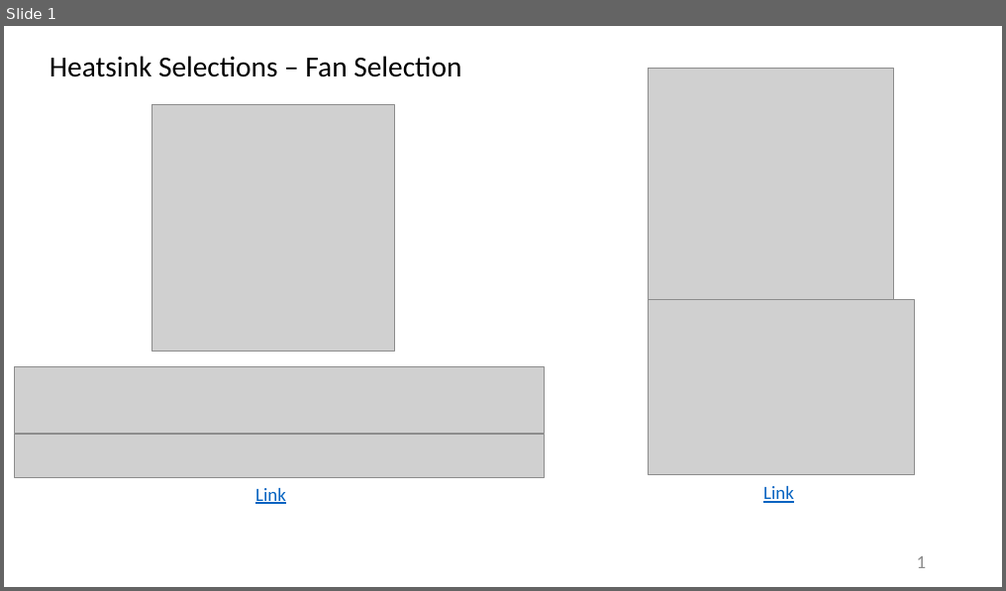
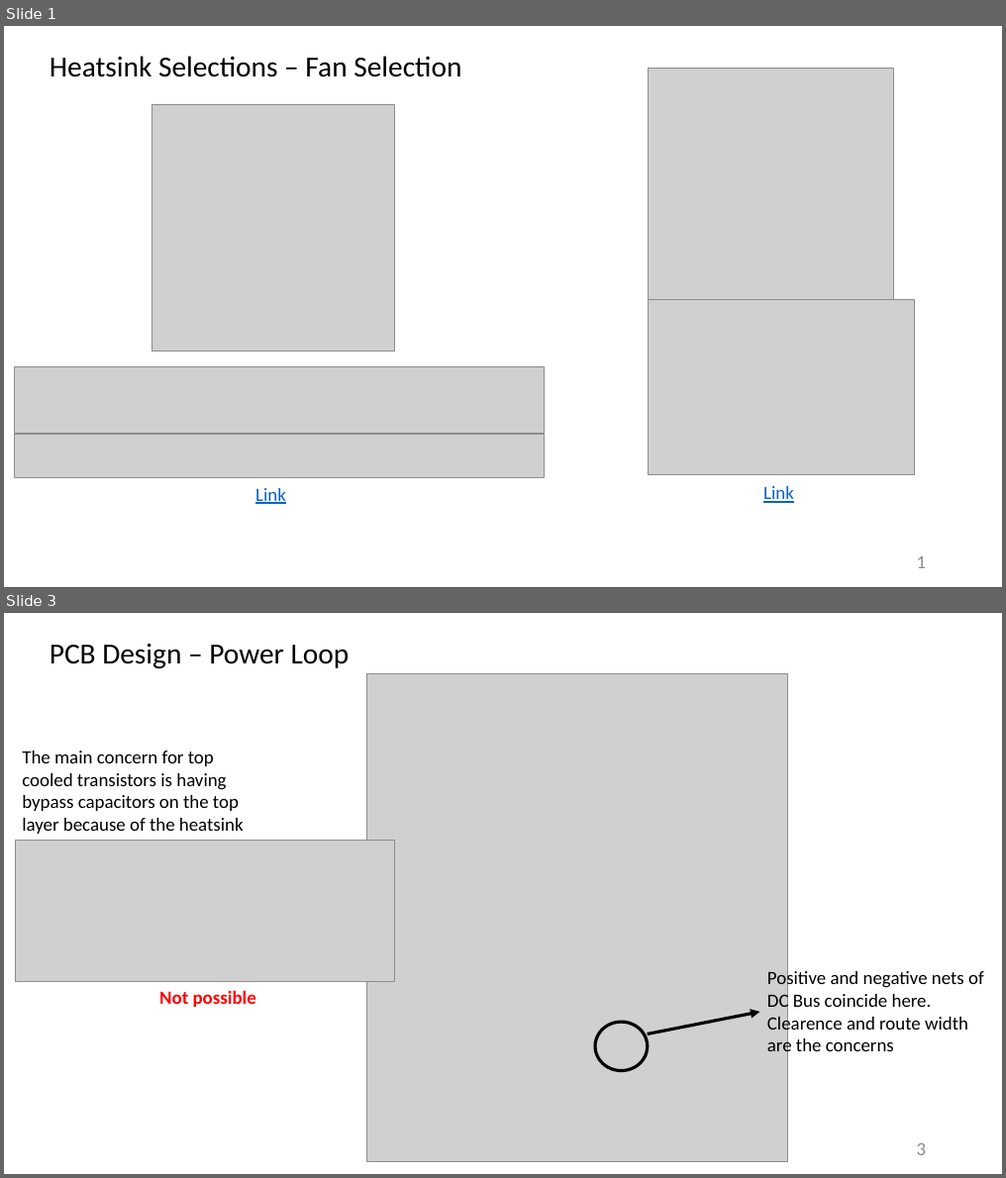
Before and after one commit to furkankarakaya/GaN-Studies, a slide deck: Weekly Reports/2019.09.25 - 2019.10.02 Report.pptx. Shown one above the other, each under a label of ours: slide 1 before the commit, slides 1 and 3 after it; the slides between them are not shown. The pictures are 1006x591 and 1006x1178 pixels, drawn with LibreOffice and Linux fonts; fonts in the diff are those of the drawing; grey boxes stand for pictures. Boxes give left, top, right and bottom in pixels: in the first picture for what was removed or moved away, otherwise in the second. Text is boxed around its words. In the diff, an @@ line names an element or a change of style, - is before the commit and + after.

```diff
--- a/Weekly Reports/2019.09.25 - 2019.10.02 Report.pptx
+++ b/Weekly Reports/2019.09.25 - 2019.10.02 Report.pptx
@@ slide 3 added at <box>4,613,1002,1174</box>, background #FFFFFF @@
@@ text added at <box>50,643,350,668</box>, 28 pt, text #000000 @@
+PCB Design – Power Loop
@@ picture added at <box>367,673,788,1162</box> @@
@@ text added at <box>22,751,244,834</box>, 18 pt, text #000000 @@
+The main concern for top cooled transistors is having bypass capacitors on the top layer because of the heatsink
@@ picture added at <box>15,840,394,981</box> @@
@@ text added at <box>159,990,256,1007</box>, 18 pt, text #FF0000, bold @@
+Not possible
@@ text added at <box>767,969,984,1058</box>, 18 pt, text #000000 @@
+Positive and negative nets of DC Bus coincide here. Clearence and route width are the concerns
@@ ellipse added at <box>595,1022,648,1070</box>, outline #000000 3 pt @@
@@ arrow added from (648, 1035) to (760, 1012), #000000 3 pt @@
@@ page number added at <box>917,1144,927,1156</box>, 18 pt, text #8C8C8C @@
+3
```
Also in this commit, not shown: 1 other slide added, 1 other file.
